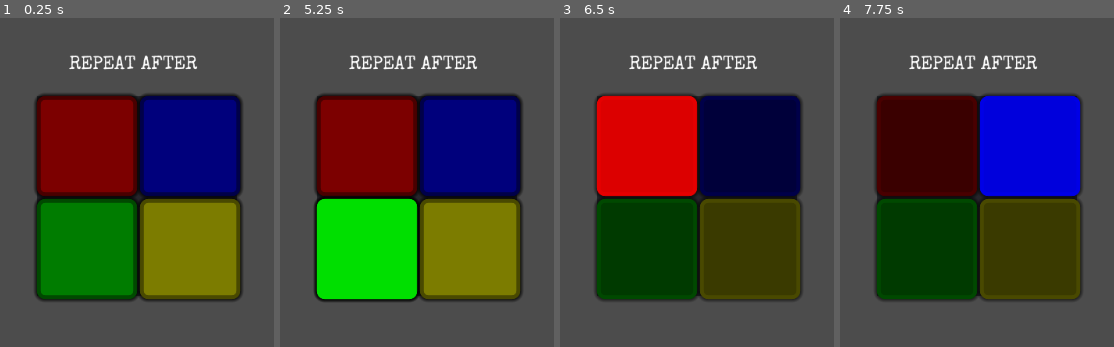
Above: before the commit, frames 1-4 (left to right).
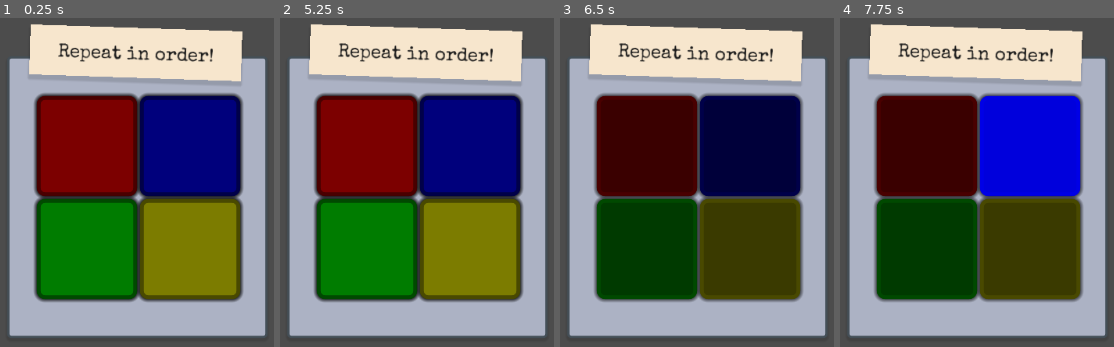
Above: after the commit, the same moments.

Repository: hupijekku/LD46
Game: Godot game, scene res://Scenes/Games/Colors.tscn
Two runs of this game, one before a commit and one after it. Both use one fixed random seed, a clock stepped at 60 frames per second and the inputs below. This scene is started directly instead of the project's main scene.
Inputs (mouse positions are in pixels of both pictures, inside the frame that each line leads up to):
- Up to frame 1 (0.25 s): no input
- Up to frame 2 (5.25 s): click (469, 146) at 0.5 s; tap Enter at 1.25 s; move the mouse to (outside the picture) at 1.27 s; press the mouse at (outside the picture) at 1.28 s; move the mouse to (outside the picture) at 2.02 s; release the mouse at (outside the picture) at 2.03 s; click (outside the picture) at 2.1 s; click (469, 248) at 2.75 s; click (367, 146) at 3.5 s; tap Space at 4.25 s; move the mouse to (496, 93) at 4.27 s; press the mouse at (496, 93) at 4.28 s; move the mouse to (375, 291) at 5.02 s; release the mouse at (375, 291) at 5.03 s; click (375, 291) at 5.1 s
- Up to frame 3 (6.5 s): click (647, 146) at 5.75 s
- Up to frame 4 (7.75 s): click (927, 248) at 6.5 s; click (1029, 146) at 7.25 s

The runs differ from the first frame. In frame 1, 42% of the frame differs, in the area x 3-98%, y 1-97%; in frame 2, 53%; in frame 3, 53%; in frame 4, 42%.
Error in both runs: Invalid set index 'text' (on base: 'null instance') with value of type 'String'. (res://Scripts/Globals.gd:24)

Commit message:
Colors mg improvements

Diff:
--- a/Project/Scenes/Games/Colors.tscn
+++ b/Project/Scenes/Games/Colors.tscn
@@ -1,13 +1,31 @@
-[gd_scene load_steps=4 format=2]
+[gd_scene load_steps=7 format=2]
 
 [ext_resource path="res://Themes/ColorButton.tres" type="Theme" id=1]
 [ext_resource path="res://Scripts/Colors.gd" type="Script" id=2]
 [ext_resource path="res://Themes/GameLabel.tres" type="Theme" id=3]
+[ext_resource path="res://Themes/Note.tres" type="Theme" id=4]
+[ext_resource path="res://Themes/MetalPanel.tres" type="Theme" id=5]
+
+[sub_resource type="StyleBoxEmpty" id=1]
 
 [node name="Colors" type="Node2D"]
 script = ExtResource( 2 )
 
 [node name="CanvasLayer" type="CanvasLayer" parent="."]
+
+[node name="Panel2" type="Panel" parent="CanvasLayer"]
+anchor_left = 0.5
+anchor_top = 0.5
+anchor_right = 0.5
+anchor_bottom = 0.5
+margin_left = -166.0
+margin_top = -179.0
+margin_right = 167.0
+margin_bottom = 182.0
+theme = ExtResource( 5 )
+__meta__ = {
+"_edit_use_anchors_": false
+}
 
 [node name="Panel" type="Panel" parent="CanvasLayer"]
 anchor_left = 0.5
@@ -18,6 +36,7 @@
 margin_top = -128.0
 margin_right = 128.0
 margin_bottom = 128.0
+custom_styles/panel = SubResource( 1 )
 __meta__ = {
 "_edit_use_anchors_": false
 }
@@ -68,17 +87,48 @@
 rect_min_size = Vector2( 128, 128 )
 theme = ExtResource( 1 )
 
-[node name="Label" type="Label" parent="CanvasLayer"]
+[node name="ClickBlock" type="Panel" parent="CanvasLayer"]
 anchor_left = 0.5
-anchor_top = 0.2
+anchor_top = 0.5
 anchor_right = 0.5
-anchor_bottom = 0.2
-margin_left = -87.0
-margin_top = 7.62939e-06
-margin_right = 96.0006
-margin_bottom = 30.0
+anchor_bottom = 0.5
+margin_left = -138.0
+margin_top = -136.0
+margin_right = 146.0
+margin_bottom = 145.0
+custom_styles/panel = SubResource( 1 )
+__meta__ = {
+"_edit_use_anchors_": false
+}
+
+[node name="Note" type="Panel" parent="CanvasLayer"]
+anchor_left = 0.5
+anchor_top = 0.5
+anchor_right = 0.5
+anchor_bottom = 0.5
+margin_left = -136.0
+margin_top = -220.0
+margin_right = 135.0
+margin_bottom = -156.0
+theme = ExtResource( 4 )
+__meta__ = {
+"_edit_use_anchors_": false
+}
+
+[node name="Label" type="Label" parent="CanvasLayer/Note"]
+anchor_left = 0.5
+anchor_top = 0.5
+anchor_right = 0.5
+anchor_bottom = 0.5
+margin_left = -100.0
+margin_top = -11.5
+margin_right = 100.0
+margin_bottom = 18.5
 theme = ExtResource( 3 )
-text = "REPEAT AFTER"
+custom_colors/font_color = Color( 0.0980392, 0.0980392, 0.0980392, 1 )
+text = "Repeat in order!"
+align = 1
+valign = 1
 __meta__ = {
 "_edit_use_anchors_": false
 }
--- a/Project/Scripts/ButtonX.gd
+++ b/Project/Scripts/ButtonX.gd
@@ -7,7 +7,7 @@
 func _ready():
 	label.text = "Press the button " + str(maxpresses) + " times!"
 	$AnimationPlayer.play("NoteFlyIn")
-	$CanvasLayer/Panel/Note.set_rotation(deg2rad(randi()%7-3))
+	$CanvasLayer/Panel/Note.set_rotation(deg2rad(rand_range(-3, 3)))
 
 func _on_Button_pressed():
 	presses += 1
--- a/Project/Scripts/Colors.gd
+++ b/Project/Scripts/Colors.gd
@@ -26,6 +26,8 @@
 	c3.disabled = true
 	c4.disabled = true
 	start(6)
+
+	$CanvasLayer/Note.set_rotation(deg2rad(rand_range(-3, 3)))
 	pass
 
 
@@ -67,6 +69,7 @@
 
 		yield(self, "color_timeout")
 	timer.stop()
+	$CanvasLayer/ClickBlock.queue_free()
 	c1.disabled = false
 	c2.disabled = false
 	c3.disabled = false
--- a/Project/Themes/MetalPanel.tres
+++ b/Project/Themes/MetalPanel.tres
@@ -1,7 +1,7 @@
 [gd_resource type="Theme" load_steps=2 format=2]
 
 [sub_resource type="StyleBoxFlat" id=1]
-bg_color = Color( 0.470588, 0.498039, 0.576471, 1 )
+bg_color = Color( 0.678431, 0.701961, 0.772549, 1 )
 border_width_left = 3
 border_width_top = 3
 border_width_right = 3
